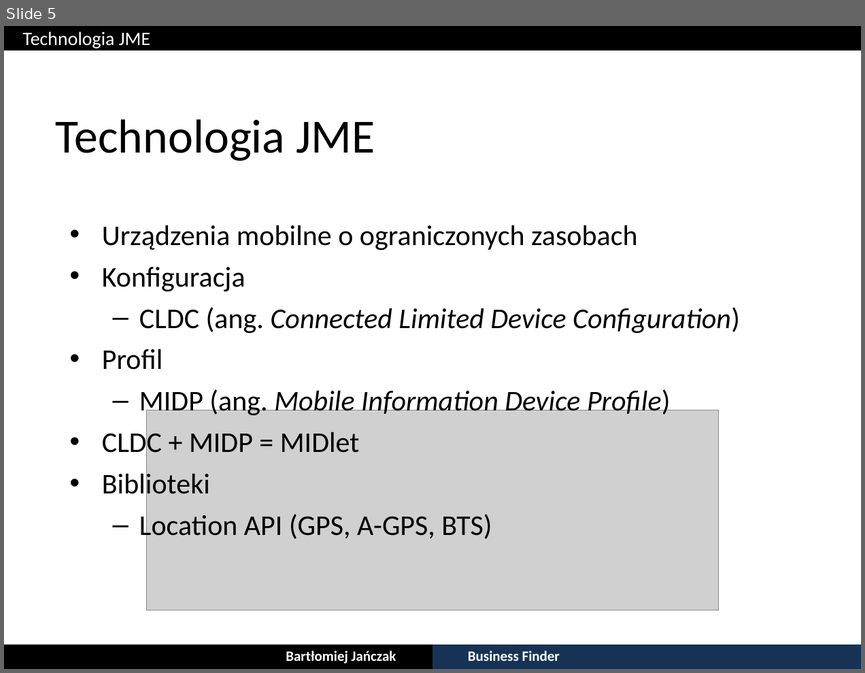
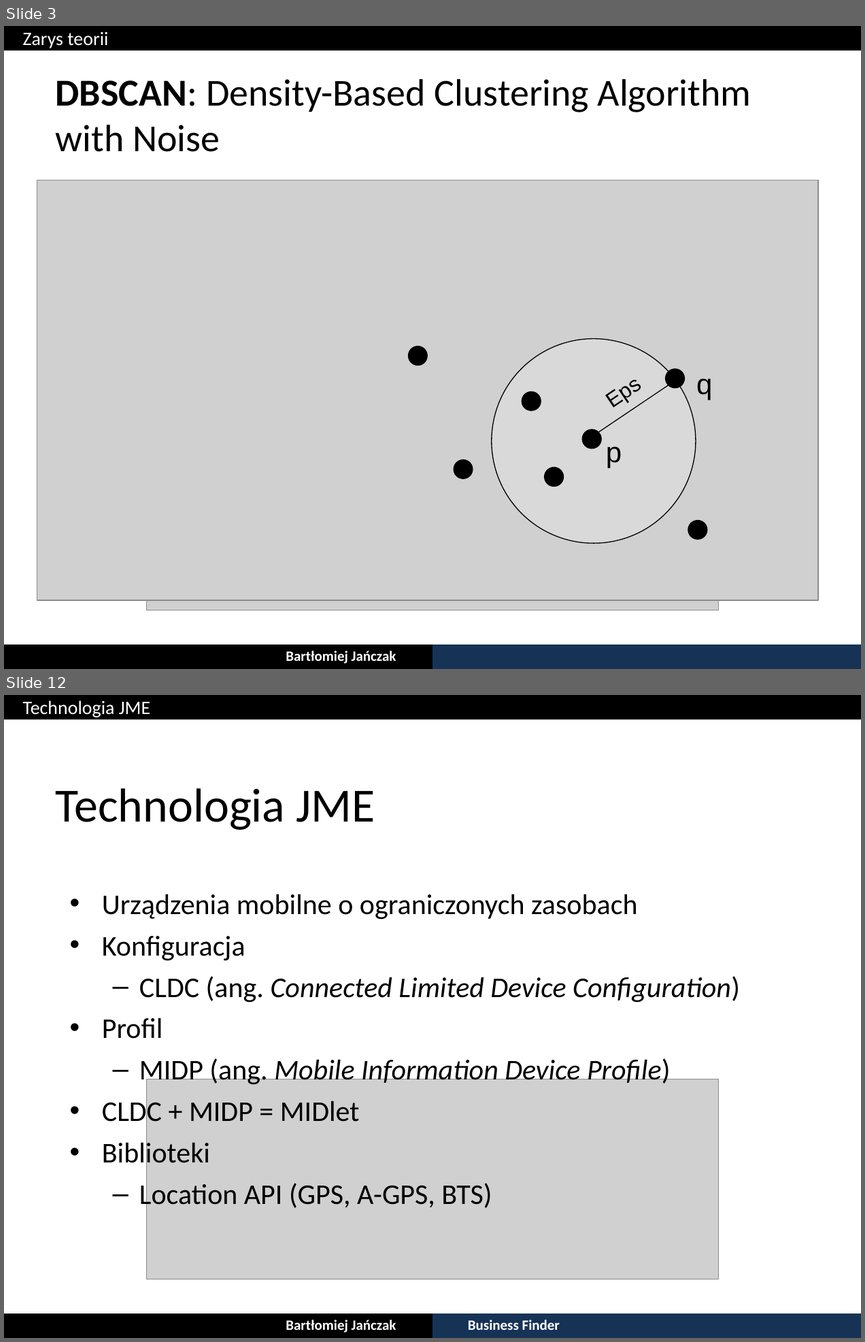
Before and after one commit to bjanczak/mgr, a slide deck: documents/prezentacja/Bartlomiej_Janczak_22_06_2013.ppt. Shown one above the other, each under a label of ours: slide 5 before the commit, slides 3 and 12 after it; the slides between them are not shown. The pictures are 865x673 and 865x1342 pixels, drawn with LibreOffice and Linux fonts; fonts in the diff are those of the drawing; grey boxes stand for pictures. Boxes give left, top, right and bottom in pixels: in the first picture for what was removed or moved away, otherwise in the second. Text is boxed around its words. In the diff, an @@ line names an element or a change of style, - is before the commit and + after.

```diff
--- a/documents/prezentacja/Bartlomiej_Janczak_22_06_2013.ppt
+++ b/documents/prezentacja/Bartlomiej_Janczak_22_06_2013.ppt
@@ slide 3 added at (x1=4, y1=26, x2=861, y2=669), background #FFFFFF @@
@@ rectangle added at (x1=4, y1=26, x2=861, y2=50), fill #000000 @@
@@ text added at (x1=23, y1=31, x2=108, y2=48), 16 pt, text #FFFFFF @@
+Zarys teorii
@@ title added at (x1=56, y1=79, x2=751, y2=152), 32 pt, text #000000 @@
+DBSCAN: Density-Based Clustering Algorithm with Noise
@@ picture added at (x1=37, y1=180, x2=818, y2=600) @@
@@ group added at (x1=409, y1=339, x2=712, y2=543): 8 ellipses, 3 texts, 1 line @@
+p
+Eps
+q
@@ picture added at (x1=146, y1=410, x2=718, y2=609) @@
@@ rectangle added at (x1=4, y1=645, x2=432, y2=669), fill #000000 @@
@@ text added at (x1=286, y1=650, x2=396, y2=663), 12 pt, text #FFFFFF, bold @@
+Bartłomiej Jańczak
@@ rectangle added at (x1=432, y1=645, x2=861, y2=669), fill #163356 @@
@@ what was slide 5 is now slide 12 @@
```
Also in this commit, not shown: 4 slides changed, 6 other slides added.
